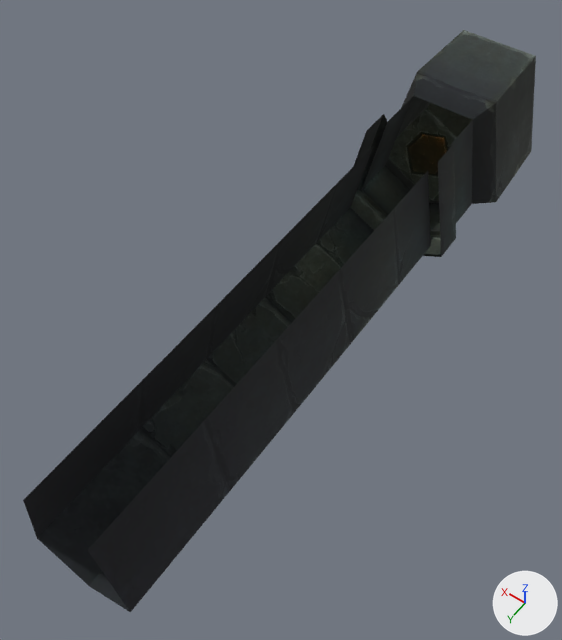
The OBJ model sceneobjs/shenjie_fuben_01/shenjie_fuben_01_zhuzi_2.obj: old version first, new version second.
Rendered twice from a 50 mm camera at (-395.0, 137.0, 889.0) aimed at (26.0, -453.0, -39.0). Lighting does not change. The marker at lower right points along +X, +Y and +Z. Where no turn or scale is listed for an object, it has been applied to the vertices.

Objects in the first picture: 'shenjie_fuben_01_zhuzi_2'.
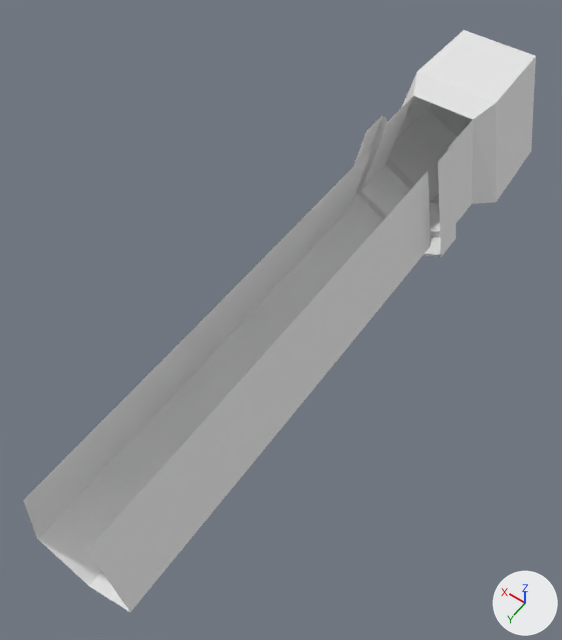
Boxes [x1, y1, x2, y2] around the edits, measured in the pictures (562 x 640 px):
'shenjie_fuben_01_zhuzi_2', recoloured (black to grey): [23, 30, 536, 612] in both

Edits to the bpy script that builds the scene:
```text
Add mat_material_1_1:
    mat_material_1_1 = principled_material('material_1')
    mat_material_1_1.base_color = (0.8, 0.8, 0.8)  # white #e7e7e7
    mat_material_1_1.roughness = 1.0
Change me_shenjie_fuben_01_zhuzi_2:
    where me_shenjie_fuben_01_zhuzi_2.from_pydata(...)  # 58 vertices, 84 faces; spans x -117.0..117.0, y -1065.0..0.0, z -125.0..125.0
    remove me_shenjie_fuben_01_zhuzi_2.materials.append(mat_material_1)  # picture img_shenjie_fuben_01_zhuzi_2_png
    add me_shenjie_fuben_01_zhuzi_2.materials.append(mat_material_1_1)  # white #e7e7e7
```
